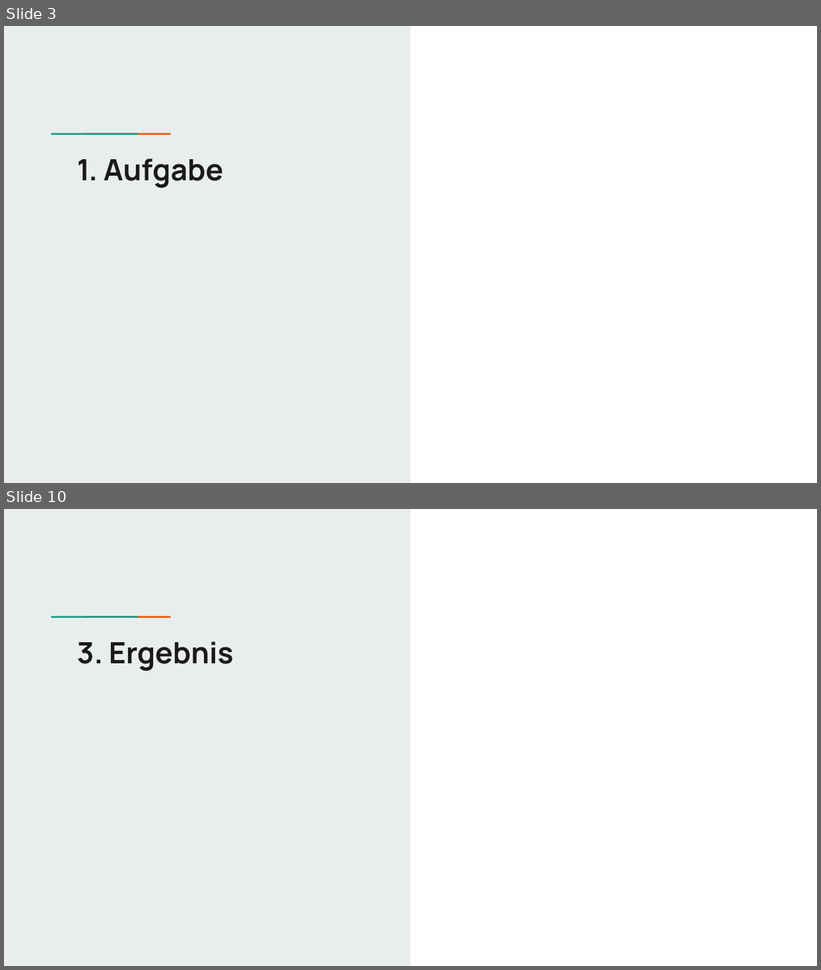
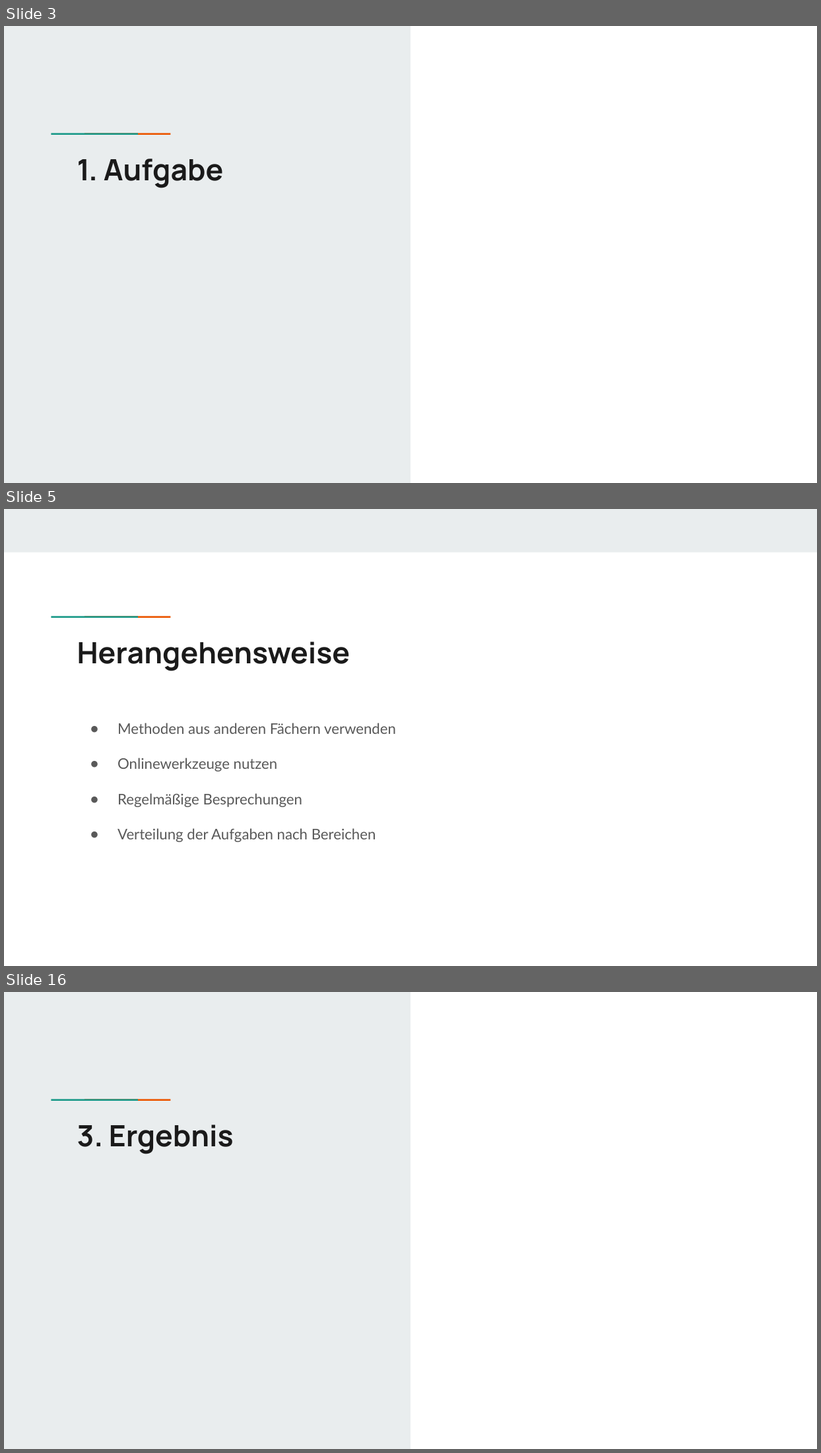
Before and after one commit to vaerl/Uni_MT_Food-Truck, a slide deck: documentation/Präsentation/Präsentation_App.pptx. Shown one above the other, each under a label of ours: slides 3 and 10 before the commit, slides 3, 5 and 16 after it; the slides between them are not shown. The pictures are 821x970 and 821x1453 pixels, drawn with LibreOffice and Linux fonts; fonts in the diff are those of the drawing. Boxes give left, top, right and bottom in pixels: in the first picture for what was removed or moved away, otherwise in the second. Text is boxed around its words. In the diff, an @@ line names an element or a change of style, - is before the commit and + after.

```diff
--- a/documentation/Präsentation/Präsentation_App.pptx
+++ b/documentation/Präsentation/Präsentation_App.pptx
@@ slide 5 added at bbox=[4, 509, 817, 966], background #FFFFFF; not listed: 2 template elements that a slide beside it also shows @@
@@ rectangle added at bbox=[4, 509, 817, 552], fill #E9EDEE @@
@@ title added at bbox=[77, 642, 350, 671], 26 pt, text #1A1A1A, bold @@
+Herangehensweise
@@ text added at bbox=[118, 723, 396, 842], 13 pt, text #595959 @@
+● Methoden aus anderen Fächern verwenden
+● Onlinewerkzeuge nutzen
+● Regelmäßige Besprechungen
+● Verteilung der Aufgaben nach Bereichen
@@ what was slide 10 is now slide 16 @@
```
Also in this commit, not shown: 1 slide changed, 11 other slides added, 7 slides removed, 24 other files.
